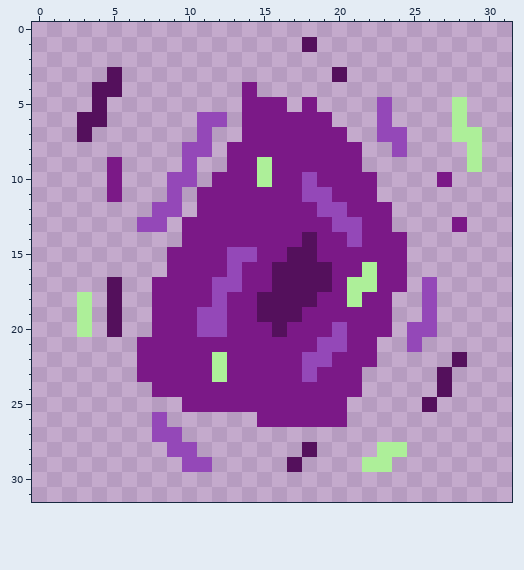
Pixel-art sprite -- assets/terrain/tiles/portal_tile.png. The picture above is the old version.
The file is 32x32 pixels.
New version:
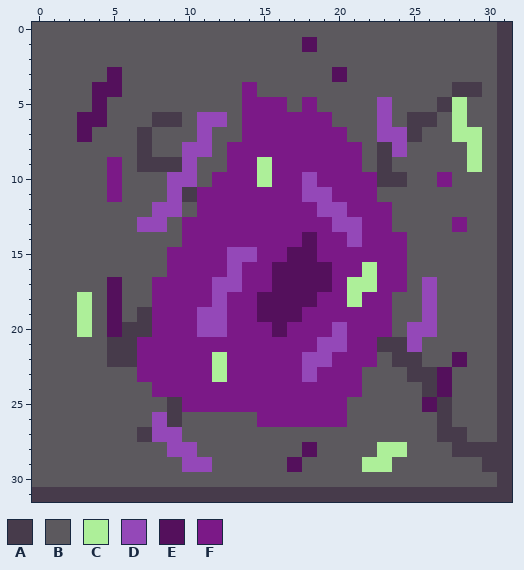
Palette (. is transparent): A #473b4b  B #5c595e  C #adef99  D #9448b8  E #54105c  F #7b1987
Changes in this commit:
@@ x 0..31 @@
- 0 ................................
- 1 ..................E.............
- 2 ................................
- 3 .....E..............E...........
- 4 ....EE........F.................
- 5 ....E.........FFF.F....D....C...
- 6 ...EE......DD.FFFFFF...D....C...
- 7 ...E.......D..FFFFFFF..DD...CC..
- 8 ..........DD.FFFFFFFFF..D....C..
- 9 .....F....D..FFCFFFFFF.......C..
-10 .....F...DD.FFFCFFDFFFF....F....
-11 .....F...D.FFFFFFFDDFFF.........
-12 ........DD.FFFFFFFFDDFFF........
-13 .......DD.FFFFFFFFFFDDFF....F...
-14 ..........FFFFFFFFEFFDFFF.......
-15 .........FFFFDDFFEEFFFFFF.......
-16 .........FFFFDFFEEEEFFCFF.......
-17 .....E..FFFFDDFFEEEEFCCFF.D.....
-18 ...C.E..FFFFDFFEEEEFFCFF..D.....
-19 ...C.E..FFFDDFFEEEFFFFFF..D.....
-20 ...C.E..FFFDDFFFEFFFDFFF.DD.....
-21 .......FFFFFFFFFFFFDDFF..D......
-22 .......FFFFFCFFFFFDDFFF.....E...
-23 .......FFFFFCFFFFFDFFF.....E....
-24 ........FFFFFFFFFFFFFF.....E....
-25 ..........FFFFFFFFFFF.....E.....
-26 ........D......FFFFFF...........
-27 ........DD......................
-28 .........DD.......E....CC.......
-29 ..........DD.....E....CC........
-30 ................................
-31 ................................
+ 0 BBBBBBBBBBBBBBBBBBBBBBBBBBBBBBBA
+ 1 BBBBBBBBBBBBBBBBBBEBBBBBBBBBBBBA
+ 2 BBBBBBBBBBBBBBBBBBBBBBBBBBBBBBBA
+ 3 BBBBBEBBBBBBBBBBBBBBEBBBBBBBBBBA
+ 4 BBBBEEBBBBBBBBFBBBBBBBBBBBBBAABA
+ 5 BBBBEBBBBBBBBBFFFBFBBBBDBBBACBBA
+ 6 BBBEEBBBAABDDBFFFFFFBBBDBAABCBBA
+ 7 BBBEBBBABBBDBBFFFFFFFBBDDABBCCBA
+ 8 BBBBBBBABBDDBFFFFFFFFFBADBBBBCBA
+ 9 BBBBBFBAAADBBFFCFFFFFFBABBBBBCBA
+10 BBBBBFBBBDDBFFFCFFDFFFFAABBFBBBA
+11 BBBBBFBBBDAFFFFFFFDDFFFBBBBBBBBA
+12 BBBBBBBBDDBFFFFFFFFDDFFFBBBBBBBA
+13 BBBBBBBDDBFFFFFFFFFFDDFFBBBBFBBA
+14 BBBBBBBBBBFFFFFFFFEFFDFFFBBBBBBA
+15 BBBBBBBBBFFFFDDFFEEFFFFFFBBBBBBA
+16 BBBBBBBBBFFFFDFFEEEEFFCFFBBBBBBA
+17 BBBBBEBBFFFFDDFFEEEEFCCFFBDBBBBA
+18 BBBCBEBBFFFFDFFEEEEFFCFFBBDBBBBA
+19 BBBCBEBAFFFDDFFEEEFFFFFFBBDBBBBA
+20 BBBCBEAAFFFDDFFFEFFFDFFFBDDBBBBA
+21 BBBBBAAFFFFFFFFFFFFDDFFAADBBBBBA
+22 BBBBBAAFFFFFCFFFFFDDFFFBAABBEBBA
+23 BBBBBBBFFFFFCFFFFFDFFFBBBAAEBBBA
+24 BBBBBBBBFFFFFFFFFFFFFFBBBBAEBBBA
+25 BBBBBBBBBAFFFFFFFFFFFBBBBBEABBBA
+26 BBBBBBBBDABBBBBFFFFFFBBBBBBABBBA
+27 BBBBBBBADDBBBBBBBBBBBBBBBBBAABBA
+28 BBBBBBBBBDDBBBBBBBEBBBBCCBBBAAAA
+29 BBBBBBBBBBDDBBBBBEBBBBCCBBBBBBAA
+30 BBBBBBBBBBBBBBBBBBBBBBBBBBBBBBBA
+31 AAAAAAAAAAAAAAAAAAAAAAAAAAAAAAAA
Where, in picture pixels (left, top, right, bottom), the same in both pictures:
added: (32, 22, 512, 502)
